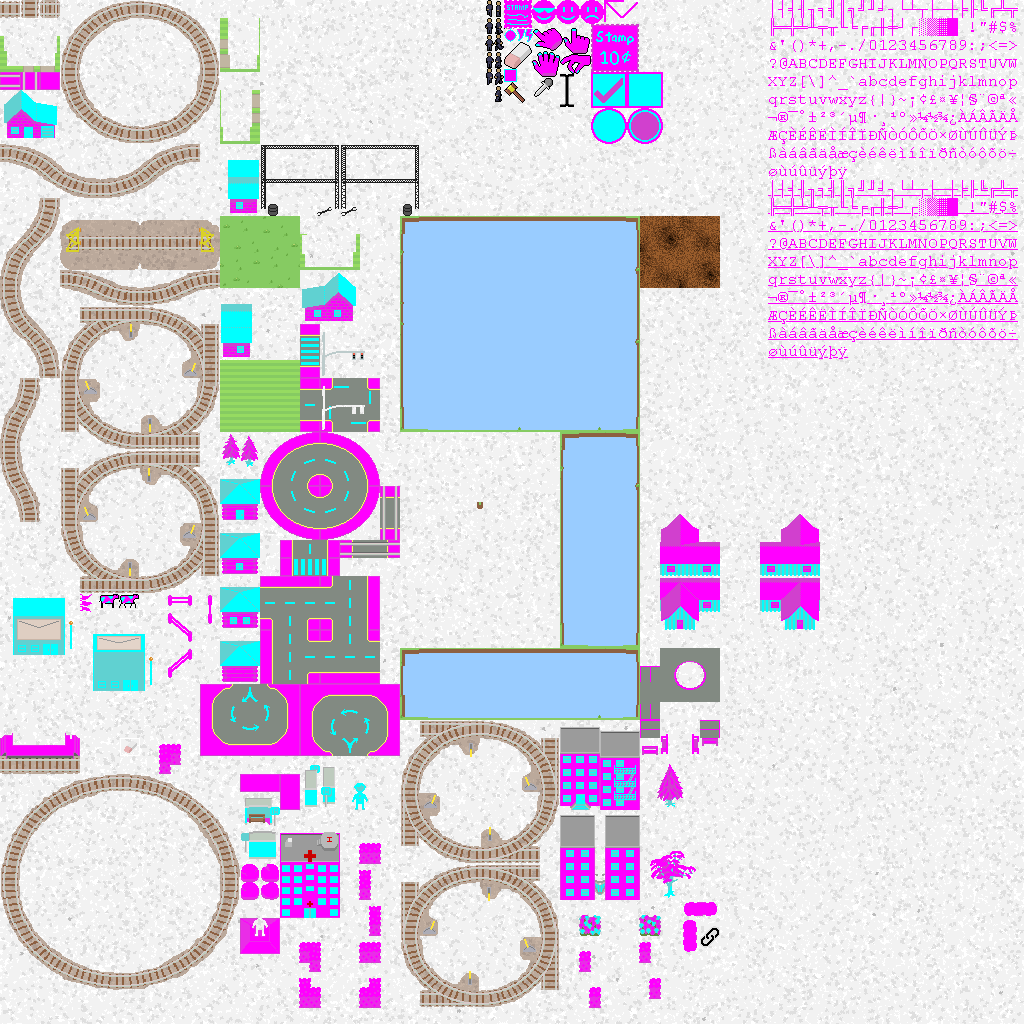
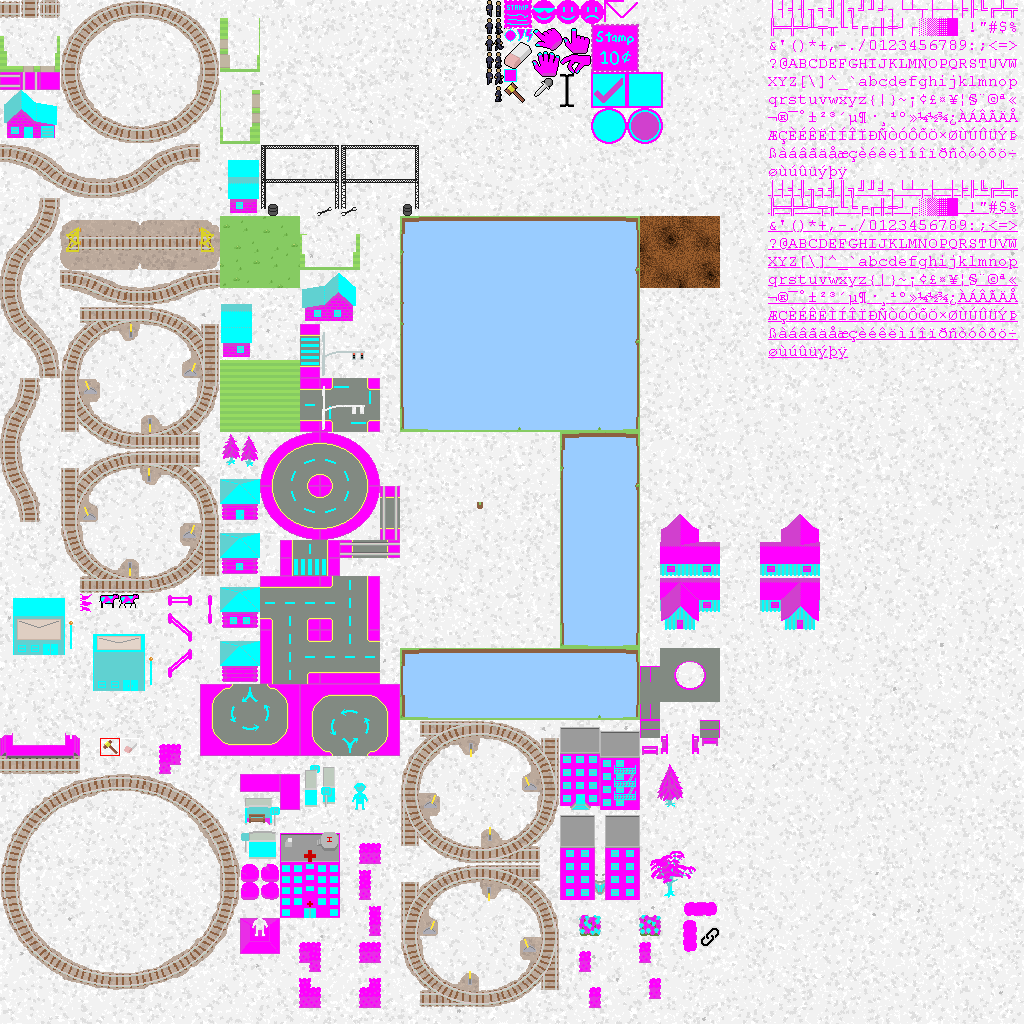
Before/after of a (1024, 1024) layered artwork. What changed in the layer stack:
added layer "Pasted Layer #2" above "base.png copy" over (x1=103, y1=740, x2=118, y2=754)
painted on "base.png copy" over (x1=100, y1=738, x2=120, y2=756)
